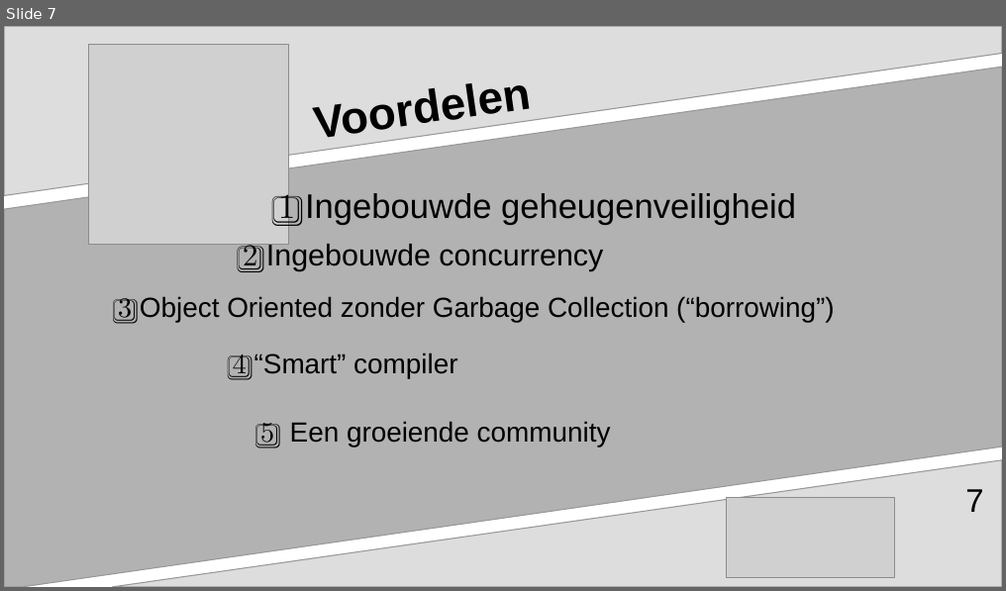
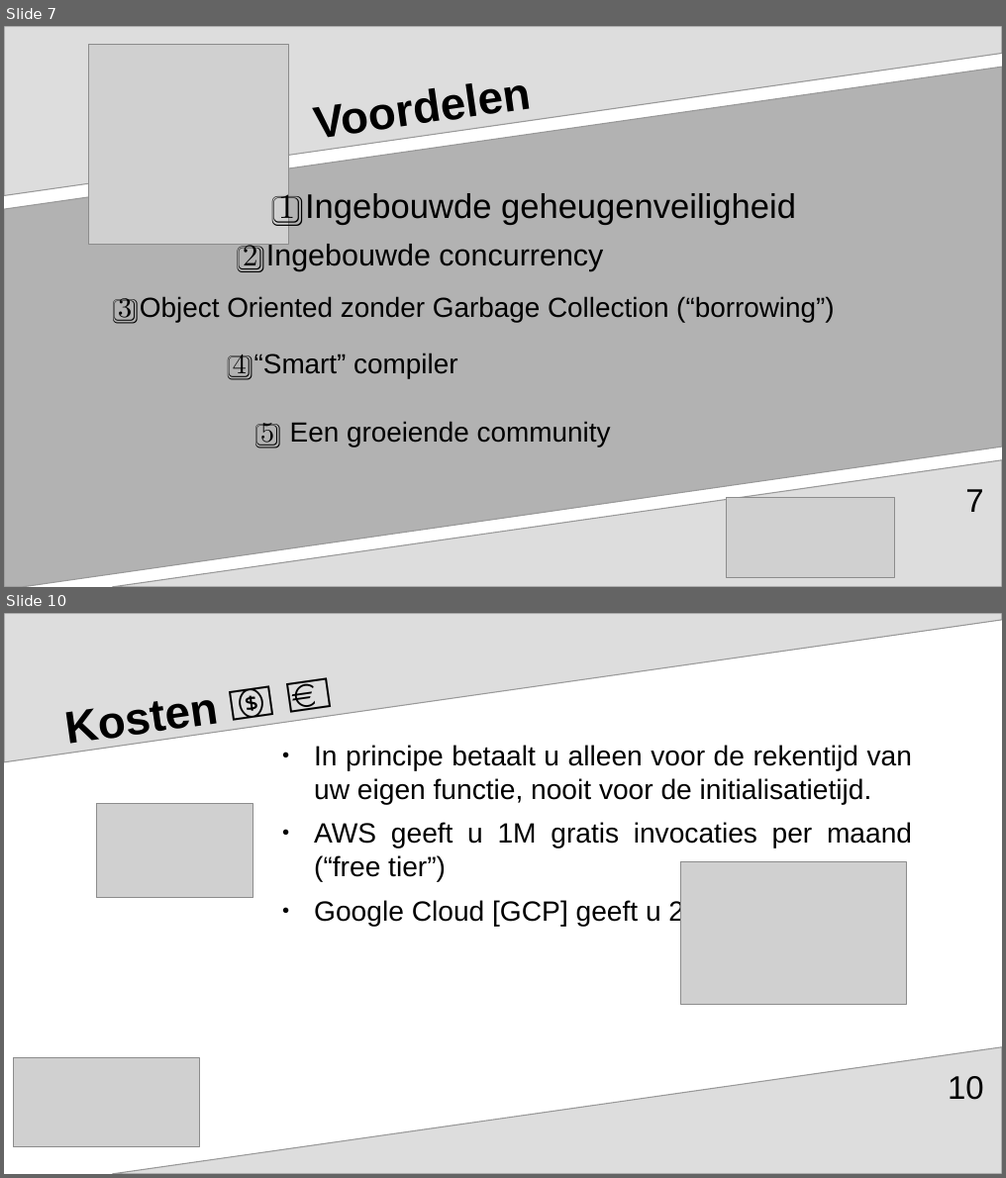
Before and after one commit to aventinesolutions/awsvsgcp-channel, a slide deck: ep002-Rust_in_Cloud_Native/ep002-Rust_in_Cloud_Native.odp. Shown one above the other, each under a label of ours: slide 7 before the commit, slides 7 and 10 after it; the slides between them are not shown. The pictures are 1006x591 and 1006x1178 pixels, drawn with LibreOffice and Linux fonts; fonts in the diff are those of the drawing; grey boxes stand for pictures. Boxes give left, top, right and bottom in pixels: in the first picture for what was removed or moved away, otherwise in the second. Text is boxed around its words. In the diff, an @@ line names an element or a change of style, - is before the commit and + after.

Commit message:
:bear: :construction: the last of the slides for Rust in Cloud Native

```diff
--- a/ep002-Rust_in_Cloud_Native/ep002-Rust_in_Cloud_Native.odp
+++ b/ep002-Rust_in_Cloud_Native/ep002-Rust_in_Cloud_Native.odp
@@ slide 10 added at [4,613,1002,1174], background #FFFFFF; not listed: 1 template element that a slide beside it also shows @@
@@ freeform shape added at [4,613,1002,762], fill #DDDDDD, outline #999999 0.85 pt @@
@@ title added at [57,613,501,778], 36 pt, text #000000, bold @@
+Kosten 💵 💶
@@ text added at [314,745,912,926], 22.2 pt, text #000000 @@
+● In principe betaalt u alleen voor de rekentijd van uw eigen functie, nooit voor de initialisatietijd.
+● AWS geeft u 1M gratis invocaties per maand (“free tier”)
+● Google Cloud [GCP] geeft u 2M
@@ picture added at [96,804,253,898] @@
@@ picture added at [681,862,907,1005] @@
@@ picture added at [13,1059,200,1148] @@
@@ page number added at [947,1076,984,1100], 26 pt, text #000000 @@
+10
```
Also in this commit, not shown: 1 slide changed, 3 other slides added, 1 slide removed, 2 other files.
